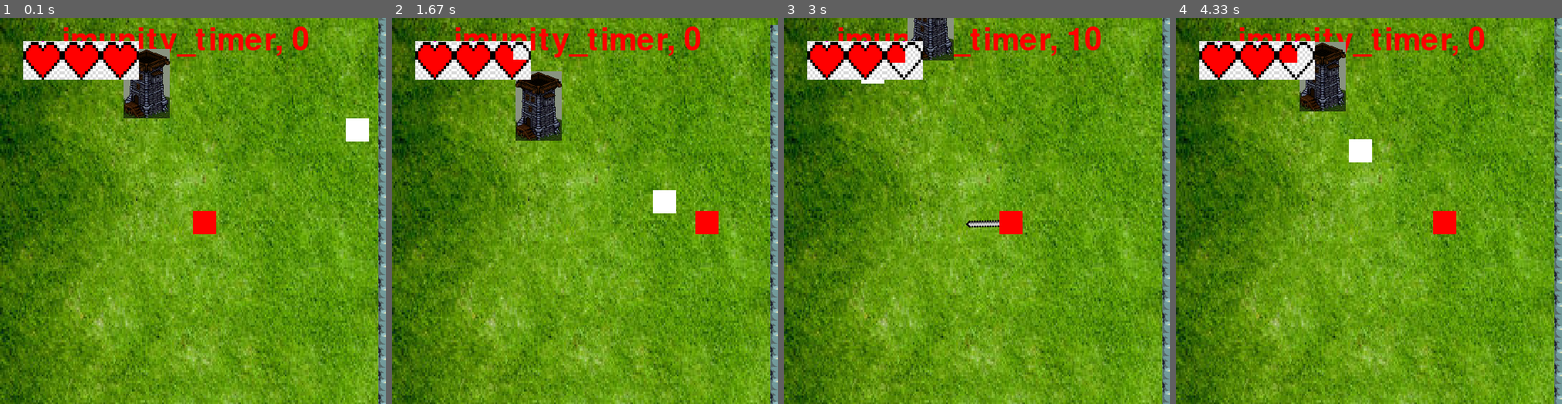
Above: before the commit, frames 1-4 (left to right).
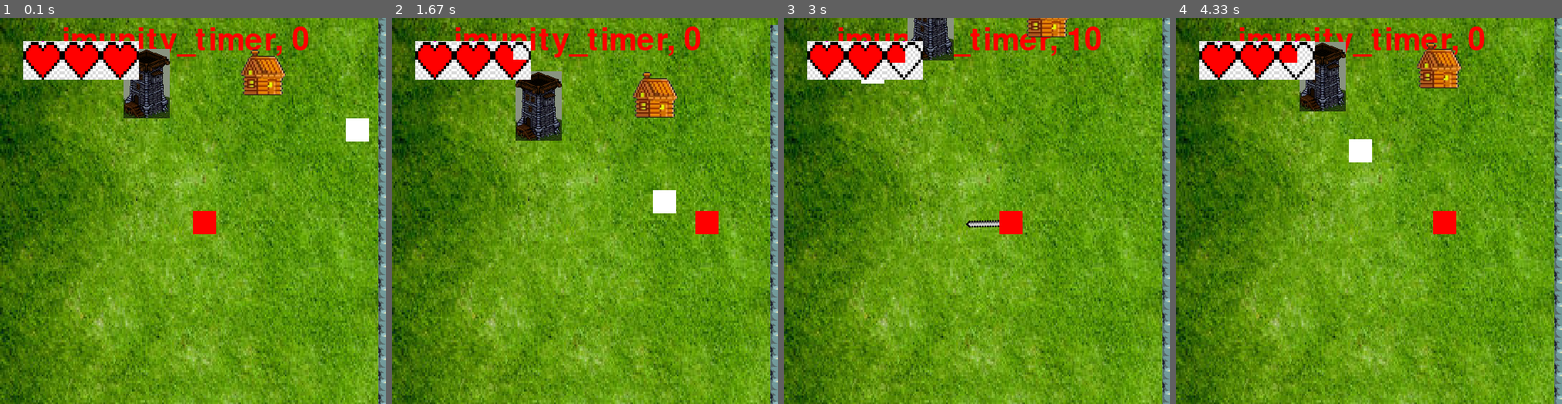
Above: after the commit, the same moments.

Repository: Doogi789/2d_spill
Game: pygame game, started from spill.py
Two runs of this game, one before a commit and one after it. Both use one fixed random seed, a clock stepped at 60 frames per second and the inputs below.
Inputs:
- Up to frame 1 (0.1 s): no input
- Up to frame 2 (1.67 s): hold D 0.33-0.8 s; hold W 0.83-1.13 s; hold D 1.17-1.63 s
- Up to frame 3 (3 s): hold A 1.67-2.2 s; hold S 2.23-2.53 s; tap Space at 2.57, 2.97 s; hold A from 2.9 s (still down)
- Up to frame 4 (4.33 s): tap Space at 3.27, 3.4, 3.8, 4.1 s; release A at 3.3 s; hold W 3.33-3.7 s; hold D from 3.73 s (still down)

The runs differ from the first frame. In frame 1, 1.0% of the frame differs, in the area x 62-74%, y 8-20%; in frame 2, 1.0%; in frame 3, 0.5%; in frame 4, 1.0%.

Commit message:
lagde house class og gide den fungsjoner

Diff:
--- /dev/null
+++ b/house.map
@@ -0,0 +1,9 @@
+XXXXXXXXXXXXXXXXXXXXXXXX
+X......................X
+X......................X
+X......................X
+X..P.....XX............X
+X........XX............X
+X......................X
+X......................X
+X......................X
--- a/spill.py
+++ b/spill.py
@@ -3,7 +3,6 @@
 from random import randint
 from enum import Enum, auto
 import pygame
-
 
 WHITE = (255, 255, 255)
 BLUE = (0, 0, 255)
@@ -63,6 +62,29 @@
         self.y = y
         self.image = pygame.Surface((self.width, self.height))
         self.image.fill(BLACK)
+        self.rect = pygame.Rect(self.x, self.y, self.width, self.height)
+        self.rect.topleft = (x, y)
+
+    def __str__(self):
+        return self.name
+
+    __repr__ = __str__
+
+
+class House(pygame.sprite.Sprite):
+    width = 60
+    height = 60
+
+    def __init__(self, screen, name, x, y):
+        super().__init__()
+        self.screen = screen
+        self.x = x
+        self.y = y
+        self.name = name
+        self.original_image = pygame.image.load("house.png")
+        self.image = pygame.transform.scale(
+            self.original_image, (self.width, self.height)
+        )
         self.rect = pygame.Rect(self.x, self.y, self.width, self.height)
         self.rect.topleft = (x, y)
 
@@ -156,7 +178,7 @@
         self.rect = pygame.Rect(self.x, self.y, self.width, self.height)
 
         for obj in objects:
-            if isinstance(obj, (Chest, Tower)):
+            if isinstance(obj, (Chest, Tower, House)):
                 if self.rect.colliderect(obj.rect):
                     dx = self.rect.centerx - obj.rect.centerx
                     dy = self.rect.centery - obj.rect.centery
@@ -447,9 +469,14 @@
             elif isinstance(obj, Tower):
                 if self.rect.colliderect(obj.rect):
                     # print(self, "collided with", obj)
-                    game.new_background = True
-
-        # print(self, "collided with ", obj)
+                    game.new_background_tower = True
+
+            elif isinstance(obj, House):
+                if self.rect.colliderect(obj.rect):
+                    # print(self, "collided with", obj)
+                    game.new_background_house = True
+
+            # print(self, "collided with ", obj)
 
 
 class Camera:
@@ -478,7 +505,7 @@
         )
 
         self.camera = pygame.Rect(camera_x, camera_y, self.width, self.height)
-        print("CAMERA", camera_x, camera_y, player.x, player.y)
+        # print("CAMERA", camera_x, camera_y, player.x, player.y)
 
 
 class Game:
@@ -487,7 +514,8 @@
         self.camera = Camera()
         self.screen = pygame.display.set_mode((SCREEN_WIDTH, SCREEN_HEIGHT))
         self.tekst_size = pygame.font.Font(None, 60)
-        self.new_background = False
+        self.new_background_tower = False
+        self.new_background_house = False
         # creating world
         self.all_objects = pygame.sprite.Group()
         self.enemies = pygame.sprite.Group()
@@ -495,8 +523,11 @@
         self.chests = pygame.sprite.Group()
         self.towers = pygame.sprite.Group()
         self.nothings = pygame.sprite.Group()
+        self.houses = pygame.sprite.Group()
         self.crashable_objects = pygame.sprite.Group()
-        self.crashable_objects.add(self.walls, self.chests, self.towers, self.nothings)
+        self.crashable_objects.add(
+            self.walls, self.chests, self.towers, self.nothings, self.houses
+        )
         self.create_world("world.map")
 
         self.player_imunity = False
@@ -514,8 +545,11 @@
         self.chests = pygame.sprite.Group()
         self.towers = pygame.sprite.Group()
         self.nothings = pygame.sprite.Group()
+        self.houses = pygame.sprite.Group()
 
         if name.startswith("tower"):
+            self.background_image = pygame.image.load("tower.background.png")
+        elif name.startswith("house"):
             self.background_image = pygame.image.load("tower.background.png")
         else:
             self.background_image = pygame.image.load("main.background.jpg")
@@ -546,6 +580,9 @@
                 elif col == "E":
                     enemy = Enemy(self.screen, "enemy " + str(x) + str(y), x, y)
                     self.enemies.add(enemy)
+                elif col == "H":
+                    house = House(self.screen, "house" + str(x) + str(y), x, y)
+                    self.houses.add(house)
                 elif col == "T":
                     tower = Tower(self.screen, "tower " + str(x) + str(y), x, y)
                     self.towers.add(tower)
@@ -564,6 +601,7 @@
                 self.sword,
                 self.player,
                 self.nothings,
+                self.houses,
             )
         )
 
@@ -576,9 +614,13 @@
         tekst_rect = tekst.get_rect(center=(240, 30))
         self.screen.blit(tekst, tekst_rect)
 
-        if self.new_background:
+        if self.new_background_tower:
             self.create_world("tower.map")
-            self.new_background = False
+            self.new_background_tower = False
+
+        if self.new_background_house:
+            self.create_world("house.map")
+            self.new_background_house = False
 
         if self.player.hearts.dead:
             tekst = self.tekst_size.render("GAME OVER", True, RED)
--- a/world.map
+++ b/world.map
@@ -1,6 +1,6 @@
 ................................X
 .......XXXXXXX..................X
-.......XC....X.......T..........X
+.......XC....X.......T....H.....X
 .......X.....X..................X
 XXXXXXXXXXX..X..................X
 .E.....E.......................EX
Binary file added: house.png
